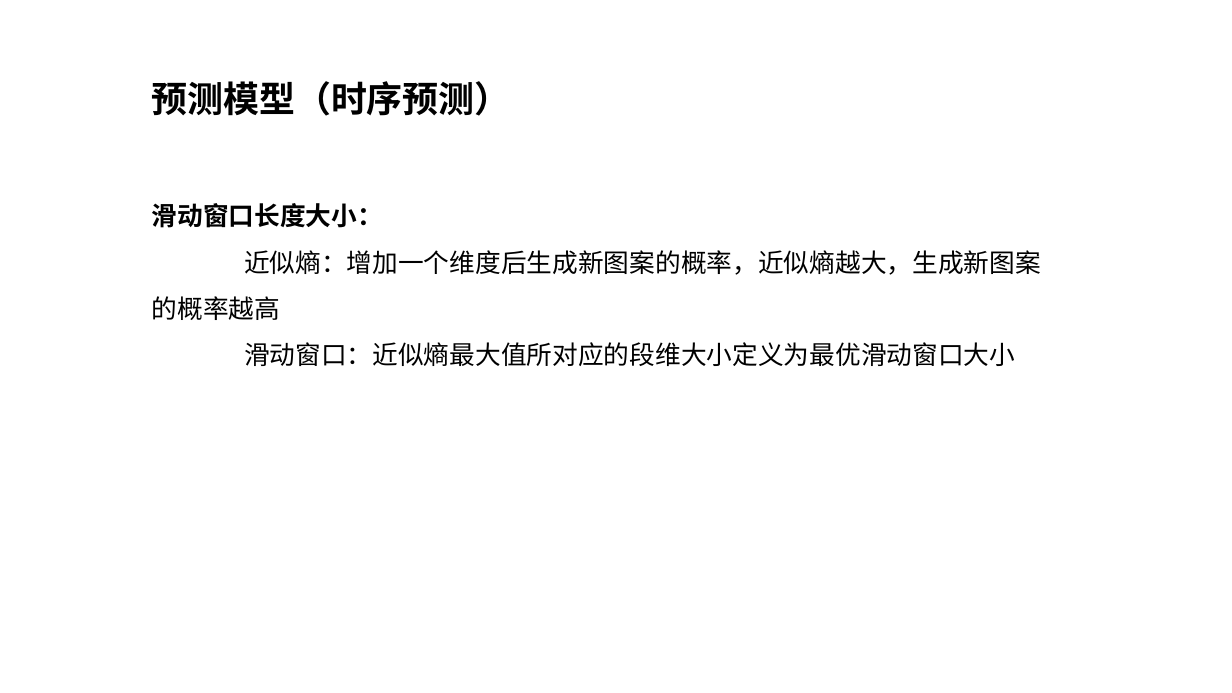
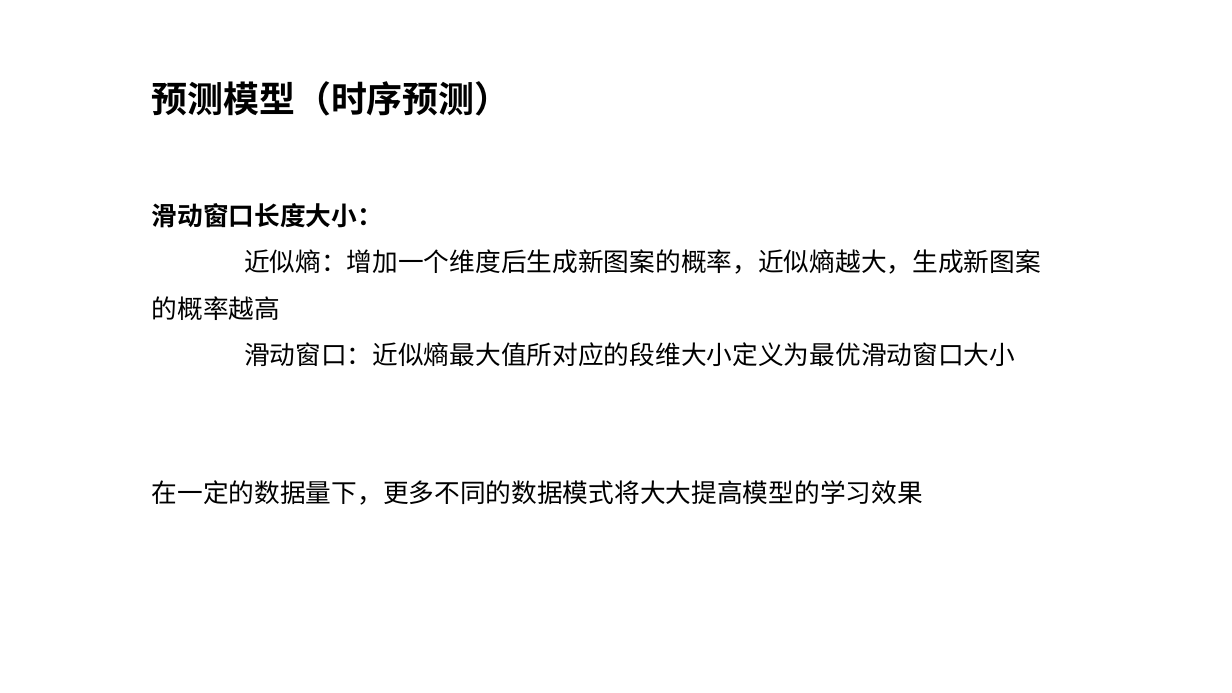
Before and after one commit to lucking666/sys, a slide deck: slide 5 of 卢老师论文汇报/1101汇报.pptx (slide 4 before the commit). Drawn at 1232x693 pixels with LibreOffice and Linux fonts; fonts in the diff are those of the drawing. Boxes give left, top, right and bottom in pixels: in the first picture for what was removed or moved away, otherwise in the second. Text is boxed around its words. In the diff, an @@ line names an element or a change of style, - is before the commit and + after.

```diff
--- a/卢老师论文汇报/1101汇报.pptx
+++ b/卢老师论文汇报/1101汇报.pptx
@@ text at (152,480,923,505): paragraph added @@
+在一定的数据量下，更多不同的数据模式将大大提高模型的学习效果
```
Also in this commit, not shown: 1 other slide changed, 15 slides added, 3 other files.
